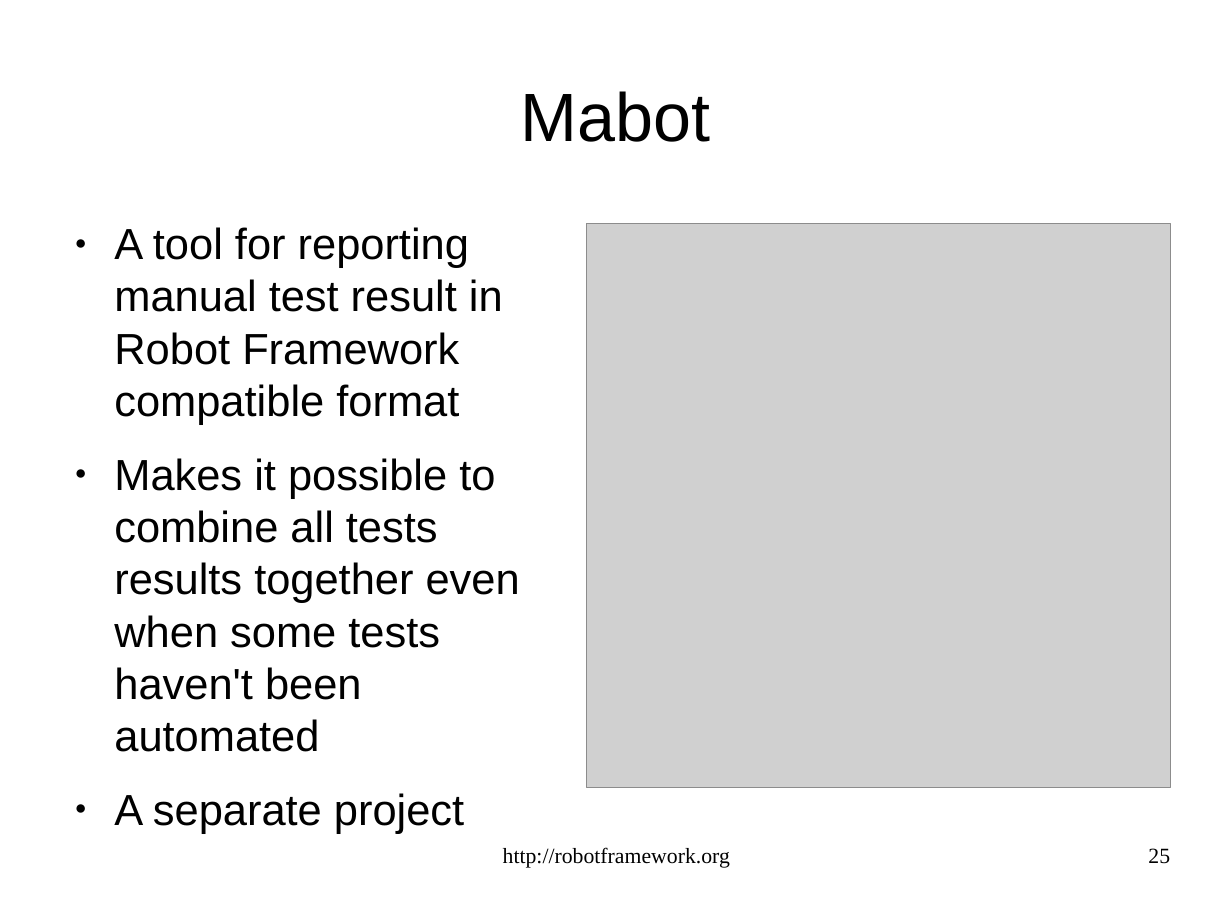
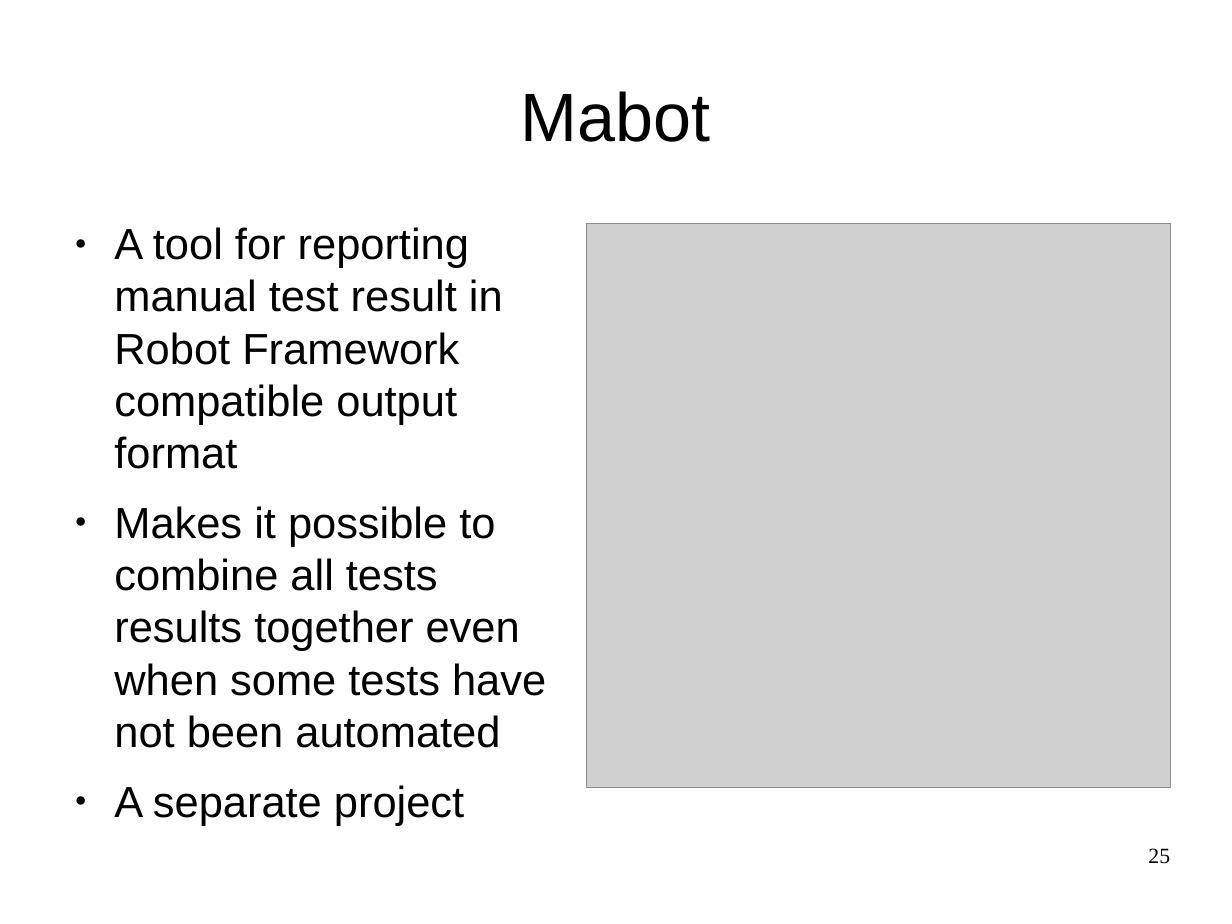
Before and after one commit to gdw2/robot-framework, a slide deck: slide 25 of proto/slides/demoslides.odp. Drawn at 1232x924 pixels with LibreOffice and Linux fonts; fonts in the diff are those of the drawing; grey boxes stand for pictures. Boxes give left, top, right and bottom in pixels: in the first picture for what was removed or moved away, otherwise in the second. Text is boxed around its words. In the diff, an @@ line names an element or a change of style, - is before the commit and + after.

```diff
--- a/proto/slides/demoslides.odp
+++ b/proto/slides/demoslides.odp
@@ text at (x1=114, y1=227, x2=546, y2=748): text changed @@
-● A tool for reporting manual test result in Robot Framework compatible format
-● Makes it possible to combine all tests results together even when some tests haven't been automated
+● A tool for reporting manual test result in Robot Framework compatible output format
+● Makes it possible to combine all tests results together even when some tests have not been automated
@@ text at (x1=114, y1=785, x2=464, y2=826): less space between paragraphs @@
@@ text removed at (x1=503, y1=847, x2=730, y2=868) @@
-http://robotframework.org
```
Also in this commit, not shown: 25 other slides changed, 1 slide added, 1 slide removed.
